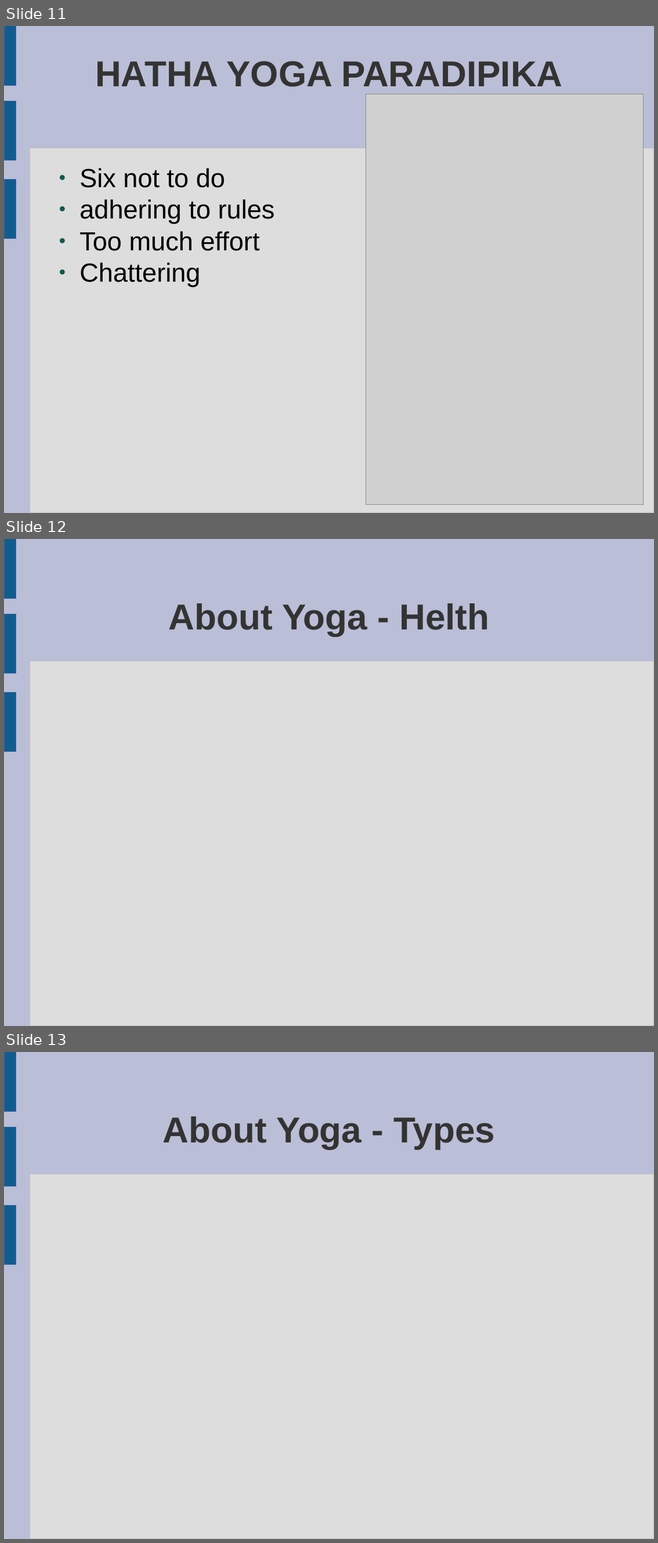
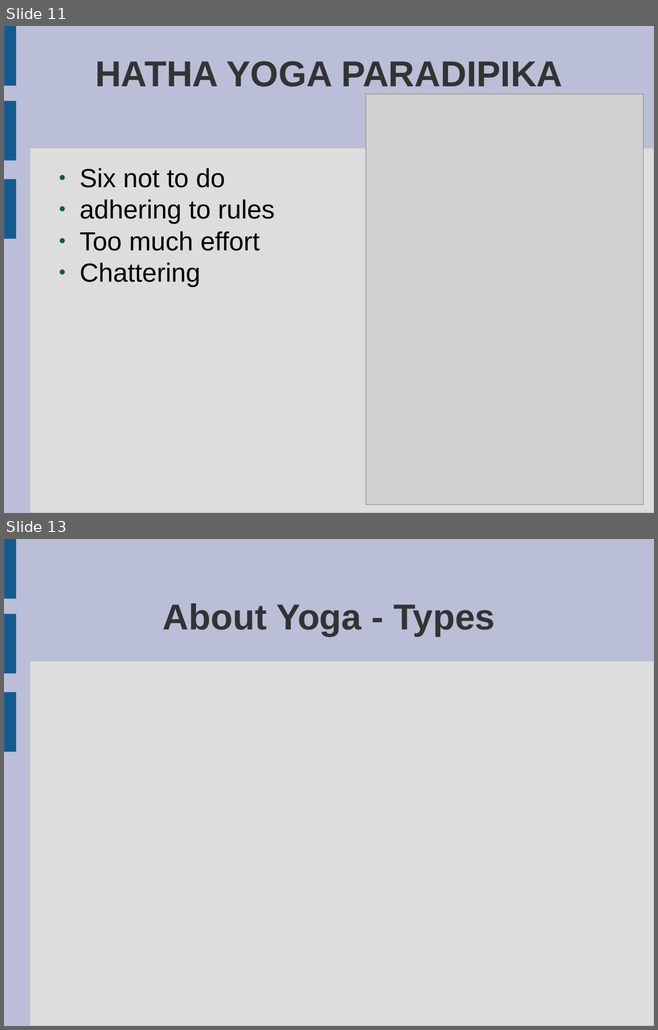
Before and after one commit to peterborkuti/english, a slide deck: yoga_01.odp. Shown one above the other, each under a label of ours: slides 11, 12 and 13 before the commit, slides 11 and 13 after it; the slides between them are not shown. The pictures are 658x1543 and 658x1030 pixels, drawn with LibreOffice and Linux fonts; fonts in the diff are those of the drawing; grey boxes stand for pictures. Boxes give left, top, right and bottom in pixels: in the first picture for what was removed or moved away, otherwise in the second. Text is boxed around its words. In the diff, an @@ line names an element or a change of style, - is before the commit and + after.

```diff
--- a/yoga_01.odp
+++ b/yoga_01.odp
@@ slide 12 removed at bbox=[4, 539, 654, 1026], background #BABED6; not listed: 4 template elements that a slide beside it also shows @@
@@ title removed at bbox=[169, 603, 489, 636] @@
-About Yoga - Helth
```
Also in this commit, not shown: 1 slide changed, 2 slides added, 1 other slide removed.
